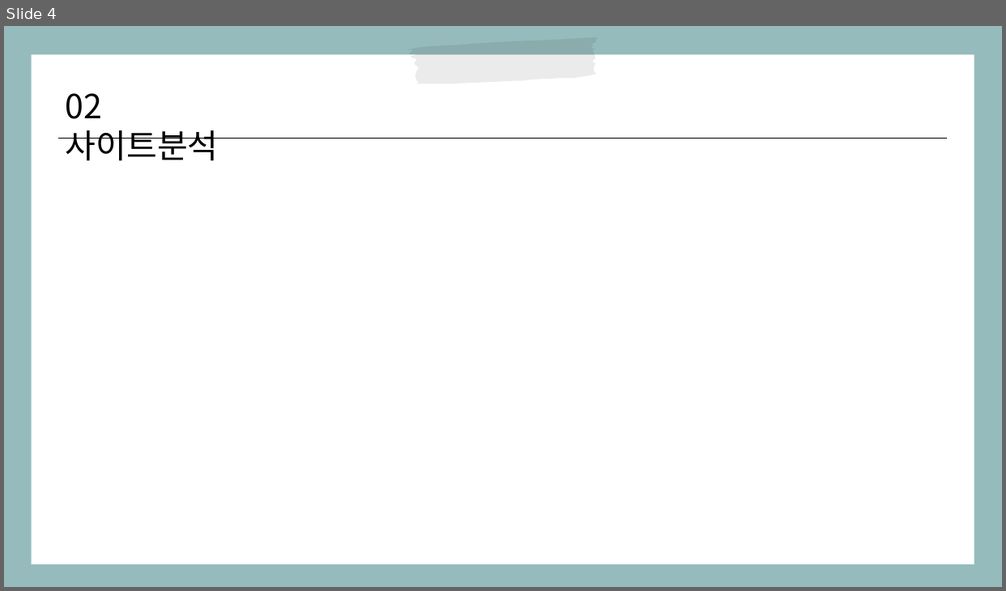
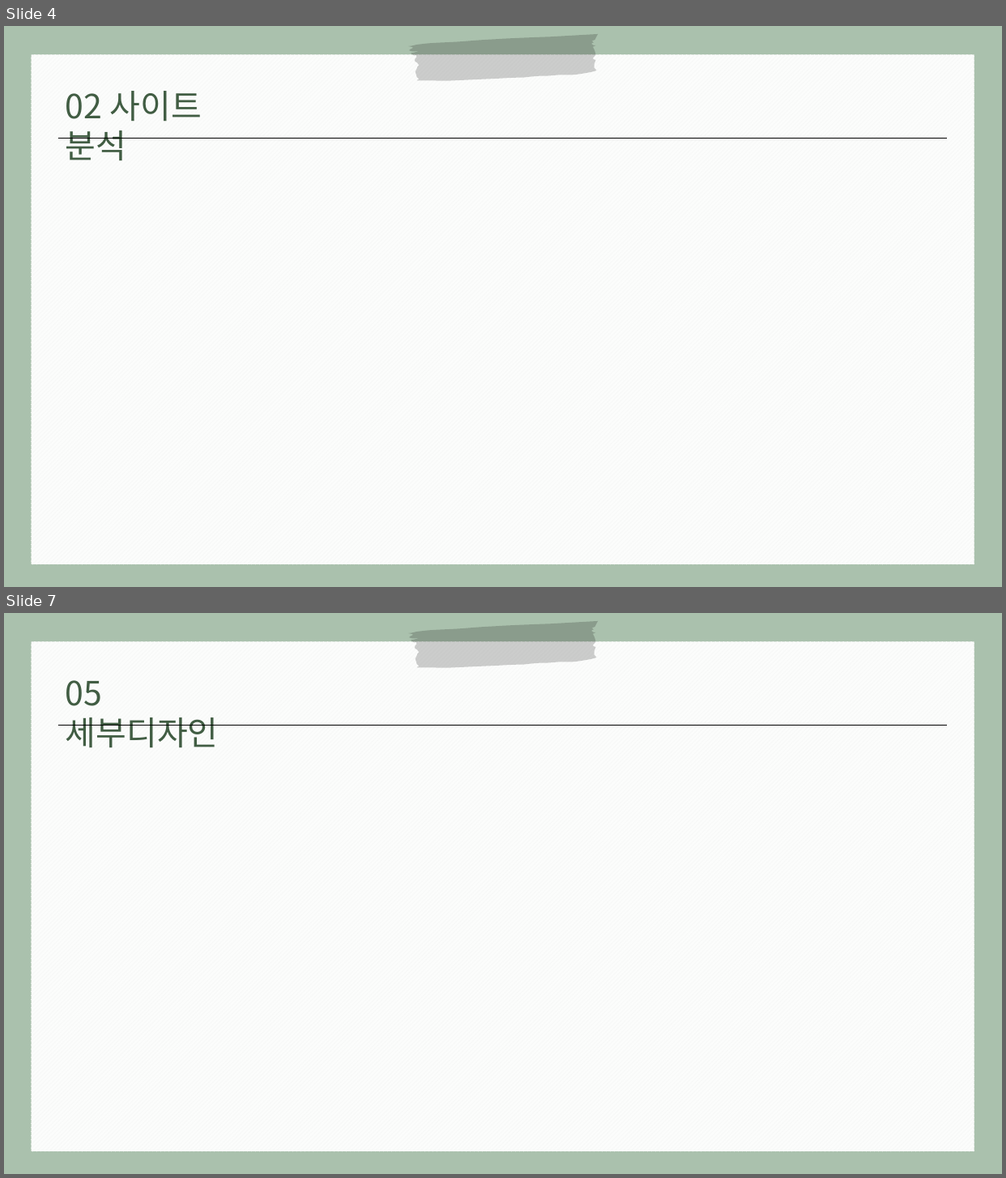
Before and after one commit to minjxx/FED-RF-2023-Project-KMJ, a slide deck: 김민정_서울벽지.pptx. Shown one above the other, each under a label of ours: slide 4 before the commit, slides 4 and 7 after it; the slides between them are not shown. The pictures are 1006x591 and 1006x1178 pixels, drawn with LibreOffice and Linux fonts; fonts in the diff are those of the drawing. Boxes give left, top, right and bottom in pixels: in the first picture for what was removed or moved away, otherwise in the second. Text is boxed around its words. In the diff, an @@ line names an element or a change of style, - is before the commit and + after.

```diff
--- a/김민정_서울벽지.pptx
+++ b/김민정_서울벽지.pptx
@@ slide 7 added at [4,613,1002,1174], background #709775 at 59% opacity @@
@@ freeform shape added at [408,621,599,667], fill #000000 at 19% opacity @@
@@ rectangle added at [31,641,974,1152], fill pattern #FBFBFB on #FFFFFF @@
@@ text added at [66,680,219,748], 32 pt, text #415D43 @@
+05 세부디자인
@@ line added from (58, 726) to (948, 726), #000000 0.5 pt @@
@@ slide 4 changed as well @@
@@ background #4E8C8E at 59% opacity to #709775 at 59% opacity @@
@@ freeform shape: place and size @@
-freeform shape at [407,37,598,84]
+freeform shape at [408,34,599,80]
@@ freeform shape at [408,34,599,80]: fill #000000 at 8% opacity to #000000 at 19% opacity @@
@@ rectangle at [31,54,974,565]: fill #FFFFFF to pattern #FBFBFB on #FFFFFF @@
@@ text at [66,91,202,160]: text changed; text colour #000000 to #415D43 @@
-02 사이트분석
+02 사이트 분석
```
Also in this commit, not shown: 3 other slides changed, 4 other slides added.
